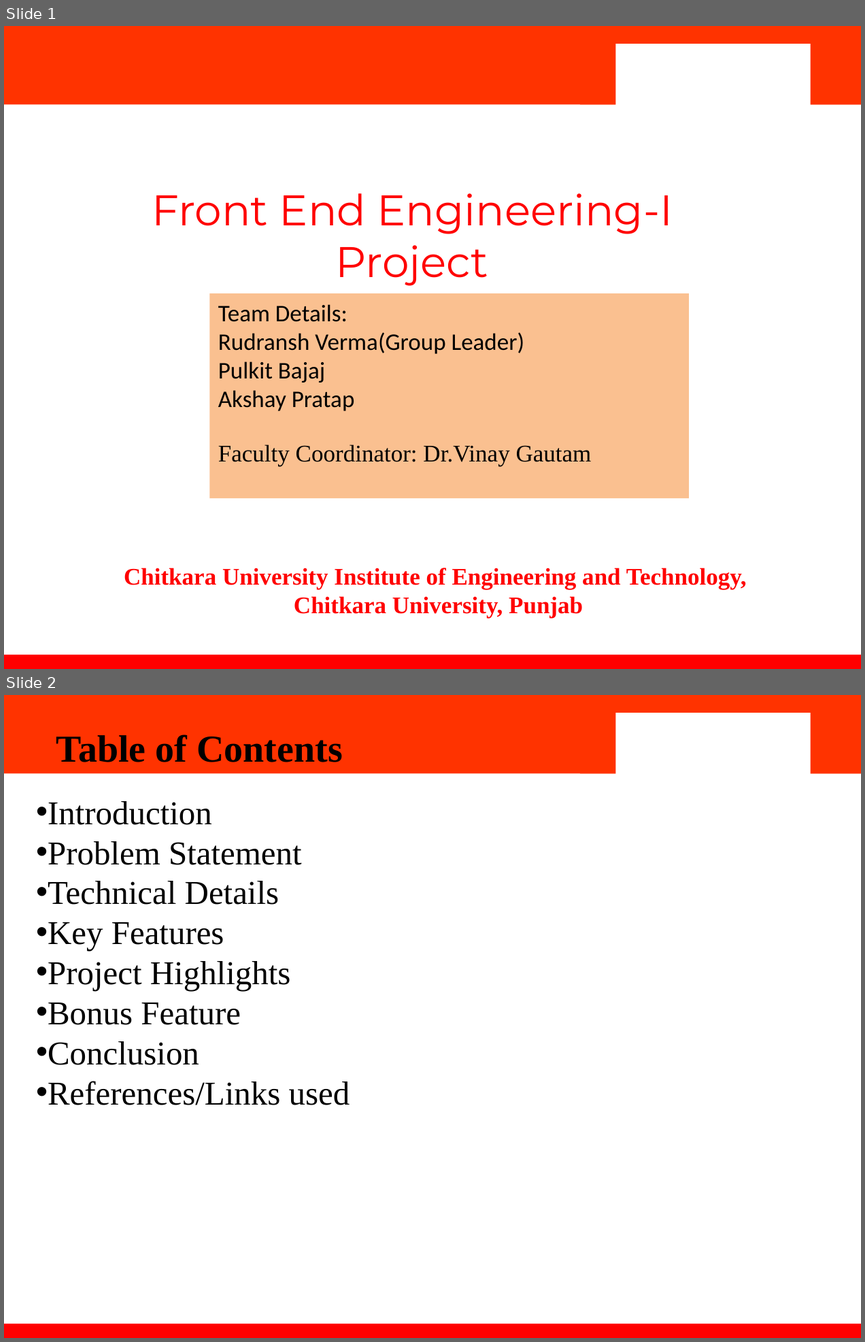
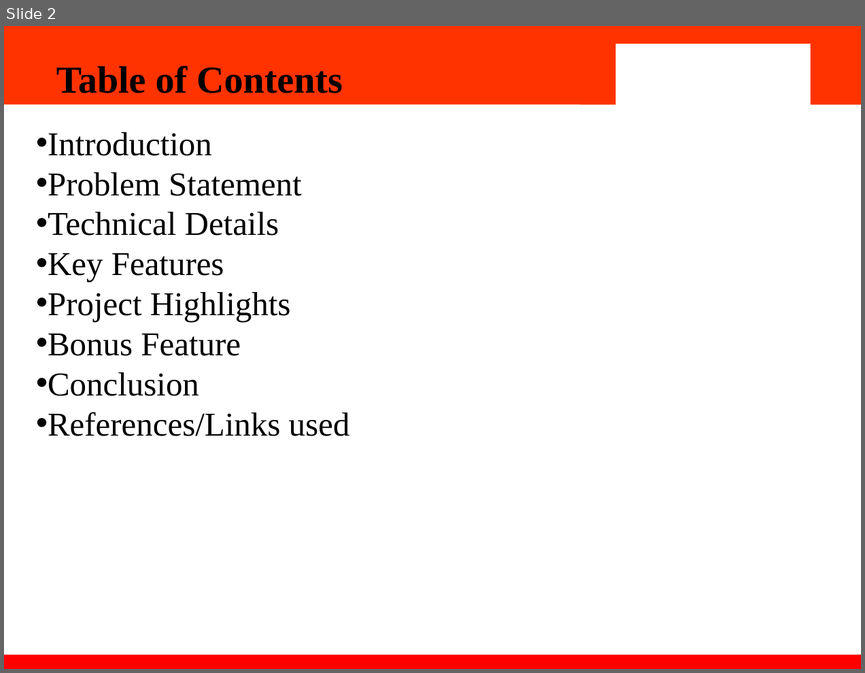
Before and after one commit to pulkitbajaj/Weather-Forecasting-App, a slide deck: WEATHER PPT.pptx. Shown one above the other, each under a label of ours: slides 1 and 2 before the commit, slide 2 after it. The pictures are 865x1342 and 865x673 pixels, drawn with LibreOffice and Linux fonts; fonts in the diff are those of the drawing; background and template pictures are left out. Boxes give left, top, right and bottom in pixels: in the first picture for what was removed or moved away, otherwise in the second. Text is boxed around its words. In the diff, an @@ line names an element or a change of style, - is before the commit and + after.

```diff
--- a/WEATHER PPT.pptx
+++ b/WEATHER PPT.pptx
@@ slide 1 removed at (4,26,861,669), background #FFFFFF; not listed: 4 template elements that a slide beside it also shows @@
@@ text removed at (152,193,672,286) @@
-Front End Engineering-I Project
@@ rectangle removed at (209,293,689,498) @@
-Team Details:
-Rudransh Verma(Group Leader)
-Pulkit Bajaj
-Akshay Pratap
-Faculty Coordinator: Dr.Vinay Gautam
@@ text removed at (311,462,334,551) @@
-:
@@ text removed at (124,567,747,618) @@
-Chitkara University Institute of Engineering and Technology,
-Chitkara University, Punjab
```
Also in this commit, not shown: 2 slides added, 1 other slide removed, 5 other files.
